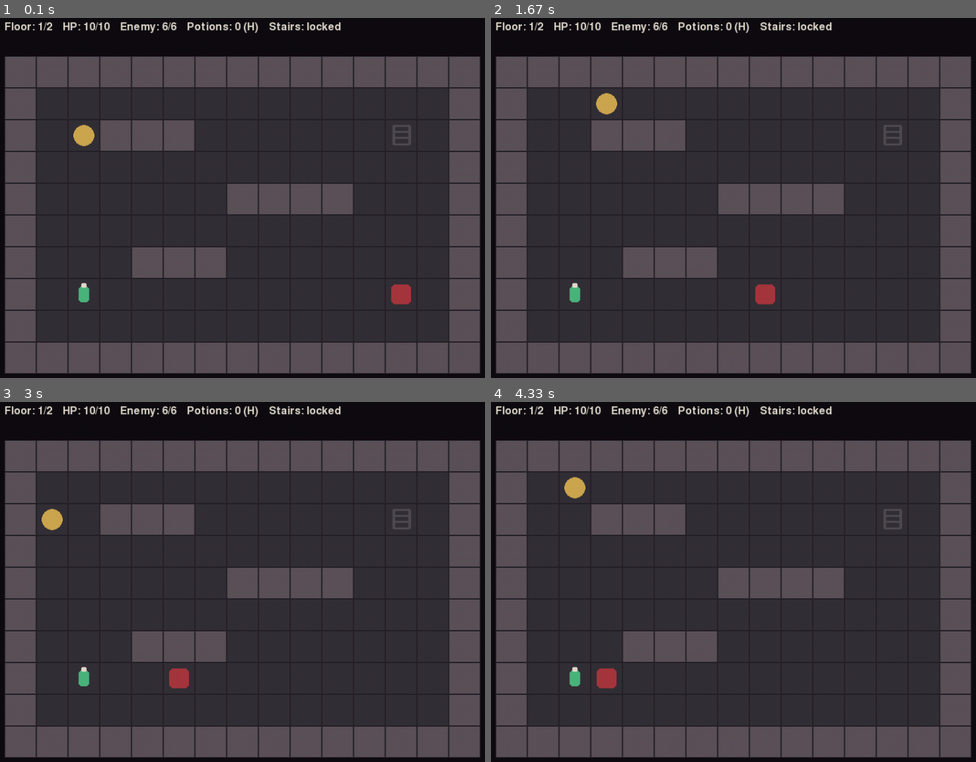
Above: before the commit, frames 1-4 (two rows, left to right).
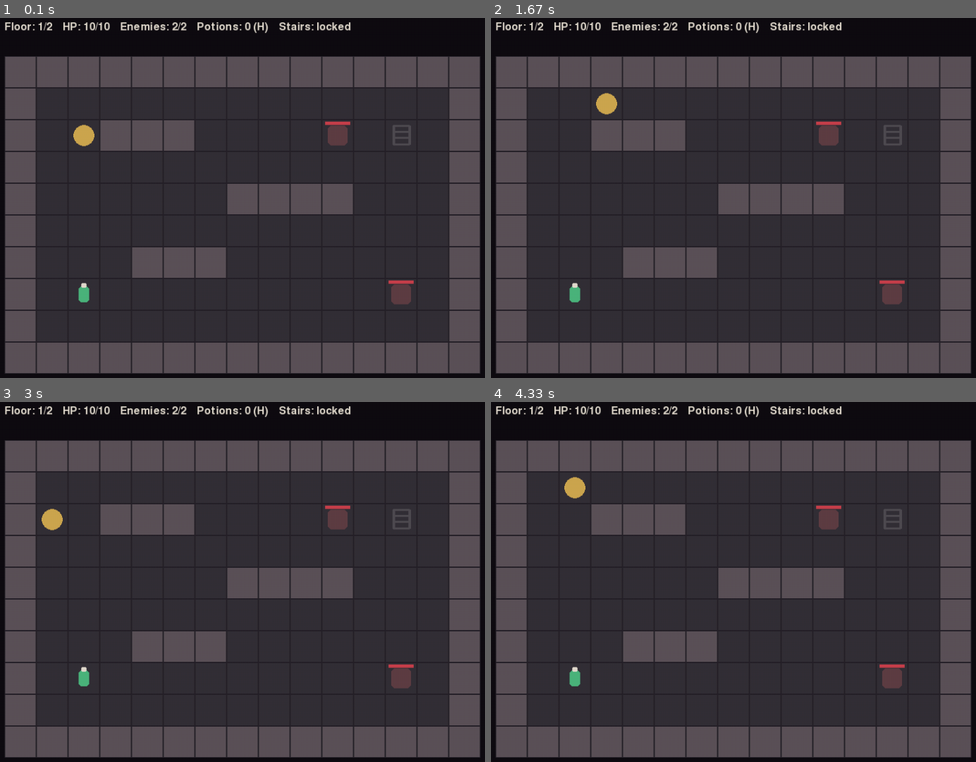
Above: after the commit, the same moments.

Repository: Akhmedkhanov-Gasan/crypta
Game: pygame game, started from main.py
Same seed, same stepped clock (60 frames per second), same inputs: the game is played once before the commit and once after it.
Inputs:
- Up to frame 1 (0.1 s): no input
- Up to frame 2 (1.67 s): tap A at 0.33 s; hold Right 0.67-1.13 s; hold Up 1.17-1.47 s; hold Right from 1.5 s (still down)
- Up to frame 3 (3 s): release Right at 1.97 s; hold Left 2-2.53 s; hold Down 2.57-2.87 s; hold Left from 2.9 s (still down)
- Up to frame 4 (4.33 s): release Left at 3.3 s; hold Up 3.33-3.7 s; hold Right from 3.73 s (still down)

The runs differ from the first frame. In frame 1, 1.2% of the frame differs, in the area x 30-86%, y 1-80%; in frame 2, 1.4%; in frame 3, 1.4%; in frame 4, 1.4%.

Commit message:
feat: add multi-enemy aggro system v0.2

Diff:
--- a/levels.py
+++ b/levels.py
@@ -13,8 +13,10 @@
             "###############",
         ],
         "player_start": (2, 2),
-        "enemy_start": (12, 7),
-        "enemy_health": 6,
+        "enemies": [
+            {"position": (12, 7), "health": 4},
+            {"position": (10, 2), "health": 4},
+        ],
         "potion": (2, 7),
         "stairs": (12, 2),
     },
@@ -32,8 +34,11 @@
             "###############",
         ],
         "player_start": (2, 7),
-        "enemy_start": (12, 2),
-        "enemy_health": 8,
+        "enemies": [
+            {"position": (12, 2), "health": 6},
+            {"position": (12, 7), "health": 6},
+            {"position": (4, 2), "health": 6},
+        ],
         "potion": (8, 7),
         "stairs": (12, 7),
     },
--- a/logic.py
+++ b/logic.py
@@ -0,0 +1,93 @@
+from settings import ENEMY_AGGRO_RADIUS
+
+
+def can_move_to(dungeon_map, column, row):
+    return dungeon_map[row][column] != "#"
+
+
+def distance_between(first_column, first_row, second_column, second_row):
+    return abs(first_column - second_column) + abs(first_row - second_row)
+
+
+def positions_are_adjacent(first_column, first_row, second_column, second_row):
+    return (
+        distance_between(
+            first_column,
+            first_row,
+            second_column,
+            second_row,
+        )
+        == 1
+    )
+
+
+def update_enemy_aggro(enemy, player_column, player_row):
+    if enemy["is_aggro"]:
+        return
+
+    distance_to_player = distance_between(
+        enemy["column"],
+        enemy["row"],
+        player_column,
+        player_row,
+    )
+
+    if distance_to_player <= ENEMY_AGGRO_RADIUS:
+        enemy["is_aggro"] = True
+
+
+def move_enemy(
+    dungeon_map,
+    enemy,
+    player_column,
+    player_row,
+    occupied_positions,
+):
+    enemy_column = enemy["column"]
+    enemy_row = enemy["row"]
+    column_distance = player_column - enemy_column
+    row_distance = player_row - enemy_row
+
+    if positions_are_adjacent(
+        enemy_column,
+        enemy_row,
+        player_column,
+        player_row,
+    ):
+        return enemy_column, enemy_row
+
+    column_step = 0
+    row_step = 0
+
+    if column_distance > 0:
+        column_step = 1
+    elif column_distance < 0:
+        column_step = -1
+
+    if row_distance > 0:
+        row_step = 1
+    elif row_distance < 0:
+        row_step = -1
+
+    if abs(column_distance) >= abs(row_distance):
+        possible_moves = [
+            (enemy_column + column_step, enemy_row),
+            (enemy_column, enemy_row + row_step),
+        ]
+    else:
+        possible_moves = [
+            (enemy_column, enemy_row + row_step),
+            (enemy_column + column_step, enemy_row),
+        ]
+
+    for new_column, new_row in possible_moves:
+        target_position = (new_column, new_row)
+
+        if (
+            target_position != (player_column, player_row)
+            and target_position not in occupied_positions
+            and can_move_to(dungeon_map, new_column, new_row)
+        ):
+            return new_column, new_row
+
+    return enemy_column, enemy_row
--- a/main.py
+++ b/main.py
@@ -1,232 +1,61 @@
 import pygame
 
 from levels import FLOORS
+from logic import (
+    can_move_to,
+    move_enemy,
+    positions_are_adjacent,
+    update_enemy_aggro,
+)
+from rendering import (
+    draw_dungeon,
+    draw_enemy,
+    draw_player,
+    draw_potion,
+    draw_stairs,
+    draw_status,
+)
 from settings import (
     BACKGROUND_COLOR,
-    ENEMY_COLOR,
     ENEMY_DAMAGE,
-    FLOOR_COLOR,
     FPS,
-    GRID_COLOR,
-    LOCKED_COLOR,
-    PLAYER_COLOR,
     PLAYER_DAMAGE,
     PLAYER_MAX_HEALTH,
-    POTION_COLOR,
     POTION_HEALING,
-    STAIRS_COLOR,
-    TEXT_COLOR,
-    TILE_SIZE,
-    WALL_COLOR,
     WINDOW_HEIGHT,
     WINDOW_WIDTH,
 )
 
-MAP_WIDTH = len(FLOORS[0]["map"][0]) * TILE_SIZE
-MAP_HEIGHT = len(FLOORS[0]["map"]) * TILE_SIZE
-MAP_OFFSET_X = (WINDOW_WIDTH - MAP_WIDTH) // 2
-MAP_OFFSET_Y = (WINDOW_HEIGHT - MAP_HEIGHT) // 2
-
 
 def create_floor_state(floor_index):
     floor = FLOORS[floor_index]
     player_column, player_row = floor["player_start"]
-    enemy_column, enemy_row = floor["enemy_start"]
+    enemies = []
+
+    for enemy_data in floor["enemies"]:
+        enemy_column, enemy_row = enemy_data["position"]
+        enemy_health = enemy_data["health"]
+        enemies.append(
+            {
+                "column": enemy_column,
+                "row": enemy_row,
+                "health": enemy_health,
+                "max_health": enemy_health,
+                "is_aggro": False,
+            }
+        )
 
     return {
         "map": floor["map"],
         "player_column": player_column,
         "player_row": player_row,
-        "enemy_column": enemy_column,
-        "enemy_row": enemy_row,
-        "enemy_health": floor["enemy_health"],
-        "enemy_max_health": floor["enemy_health"],
+        "enemies": enemies,
         "potion_column": floor["potion"][0],
         "potion_row": floor["potion"][1],
         "potion_is_on_map": True,
         "stairs_column": floor["stairs"][0],
         "stairs_row": floor["stairs"][1],
     }
-
-
-def draw_dungeon(screen, dungeon_map):
-    for row_index, row in enumerate(dungeon_map):
-        for column_index, tile in enumerate(row):
-            x = MAP_OFFSET_X + column_index * TILE_SIZE
-            y = MAP_OFFSET_Y + row_index * TILE_SIZE
-            tile_rectangle = pygame.Rect(x, y, TILE_SIZE, TILE_SIZE)
-            color = WALL_COLOR if tile == "#" else FLOOR_COLOR
-
-            pygame.draw.rect(screen, color, tile_rectangle)
-            pygame.draw.rect(screen, GRID_COLOR, tile_rectangle, 1)
-
-
-def draw_player(screen, column, row):
-    center_x = MAP_OFFSET_X + column * TILE_SIZE + TILE_SIZE // 2
-    center_y = MAP_OFFSET_Y + row * TILE_SIZE + TILE_SIZE // 2
-    pygame.draw.circle(
-        screen,
-        PLAYER_COLOR,
-        (center_x, center_y),
-        TILE_SIZE // 3,
-    )
-
-
-def draw_enemy(screen, column, row):
-    padding = TILE_SIZE // 5
-    x = MAP_OFFSET_X + column * TILE_SIZE + padding
-    y = MAP_OFFSET_Y + row * TILE_SIZE + padding
-    size = TILE_SIZE - padding * 2
-    pygame.draw.rect(
-        screen,
-        ENEMY_COLOR,
-        (x, y, size, size),
-        border_radius=6,
-    )
-
-
-def draw_potion(screen, column, row):
-    center_x = MAP_OFFSET_X + column * TILE_SIZE + TILE_SIZE // 2
-    center_y = MAP_OFFSET_Y + row * TILE_SIZE + TILE_SIZE // 2
-    bottle_width = TILE_SIZE // 3
-    bottle_height = TILE_SIZE // 2
-    bottle_rectangle = pygame.Rect(
-        center_x - bottle_width // 2,
-        center_y - bottle_height // 2,
-        bottle_width,
-        bottle_height,
-    )
-
-    pygame.draw.rect(
-        screen,
-        POTION_COLOR,
-        bottle_rectangle,
-        border_radius=5,
-    )
-    pygame.draw.rect(
-        screen,
-        TEXT_COLOR,
-        (
-            center_x - bottle_width // 4,
-            bottle_rectangle.top - 5,
-            bottle_width // 2,
-            7,
-        ),
-        border_radius=2,
-    )
-
-
-def draw_stairs(screen, column, row, is_open):
-    color = STAIRS_COLOR if is_open else LOCKED_COLOR
-    left = MAP_OFFSET_X + column * TILE_SIZE + TILE_SIZE // 4
-    top = MAP_OFFSET_Y + row * TILE_SIZE + TILE_SIZE // 5
-    right = left + TILE_SIZE // 2
-    bottom = top + TILE_SIZE * 3 // 5
-
-    pygame.draw.line(screen, color, (left, top), (left, bottom), 4)
-    pygame.draw.line(screen, color, (right, top), (right, bottom), 4)
-
-    for step_number in range(4):
-        step_y = top + step_number * (bottom - top) // 3
-        pygame.draw.line(screen, color, (left, step_y), (right, step_y), 3)
-
-
-def draw_status(
-    screen,
-    font,
-    floor_index,
-    player_health,
-    enemy_health,
-    enemy_max_health,
-    potion_count,
-    game_won,
-):
-    status = (
-        f"Floor: {floor_index + 1}/{len(FLOORS)}    "
-        f"HP: {player_health}/{PLAYER_MAX_HEALTH}    "
-        f"Enemy: {enemy_health}/{enemy_max_health}    "
-        f"Potions: {potion_count} (H)    "
-        f"Stairs: {'open' if enemy_health <= 0 else 'locked'}"
-    )
-    screen.blit(font.render(status, True, TEXT_COLOR), (MAP_OFFSET_X, 28))
-
-    message = None
-    message_color = TEXT_COLOR
-
-    if player_health <= 0:
-        message = "Defeat - press R to restart"
-        message_color = ENEMY_COLOR
-    elif game_won:
-        message = "Victory - press R to restart"
-        message_color = PLAYER_COLOR
-    elif enemy_health <= 0:
-        message = "Enemy defeated - find the stairs"
-        message_color = PLAYER_COLOR
-
-    if message:
-        message_surface = font.render(message, True, message_color)
-        message_rectangle = message_surface.get_rect(
-            center=(WINDOW_WIDTH // 2, WINDOW_HEIGHT - 38)
-        )
-        screen.blit(message_surface, message_rectangle)
-
-
-def can_move_to(dungeon_map, column, row):
-    return dungeon_map[row][column] != "#"
-
-
-def positions_are_adjacent(first_column, first_row, second_column, second_row):
-    return (
-        abs(first_column - second_column) + abs(first_row - second_row)
-        == 1
-    )
-
-
-def move_enemy(
-    dungeon_map,
-    enemy_column,
-    enemy_row,
-    player_column,
-    player_row,
-):
-    column_distance = player_column - enemy_column
-    row_distance = player_row - enemy_row
-
-    if abs(column_distance) + abs(row_distance) == 1:
-        return enemy_column, enemy_row
-
-    column_step = 0
-    row_step = 0
-
-    if column_distance > 0:
-        column_step = 1
-    elif column_distance < 0:
-        column_step = -1
-
-    if row_distance > 0:
-        row_step = 1
-    elif row_distance < 0:
-        row_step = -1
-
-    if abs(column_distance) >= abs(row_distance):
-        possible_moves = [
-            (enemy_column + column_step, enemy_row),
-            (enemy_column, enemy_row + row_step),
-        ]
-    else:
-        possible_moves = [
-            (enemy_column, enemy_row + row_step),
-            (enemy_column + column_step, enemy_row),
-        ]
-
-    for new_column, new_row in possible_moves:
-        if (
-            (new_column, new_row) != (player_column, player_row)
-            and can_move_to(dungeon_map, new_column, new_row)
-        ):
-            return new_column, new_row
-
-    return enemy_column, enemy_row
 
 
 def main():
@@ -273,16 +102,23 @@
                 new_column = floor_state["player_column"] + column_change
                 new_row = floor_state["player_row"] + row_change
                 player_tried_to_move = column_change != 0 or row_change != 0
-                target_is_enemy = (
-                    floor_state["enemy_health"] > 0
-                    and (new_column, new_row)
-                    == (
-                        floor_state["enemy_column"],
-                        floor_state["enemy_row"],
-                    )
+                living_enemies = [
+                    enemy
+                    for enemy in floor_state["enemies"]
+                    if enemy["health"] > 0
+                ]
+                target_enemy = next(
+                    (
+                        enemy
+                        for enemy in living_enemies
+                        if (enemy["column"], enemy["row"])
+                        == (new_column, new_row)
+                    ),
+                    None,
                 )
+                stairs_are_open = len(living_enemies) == 0
                 target_is_locked_stairs = (
-                    floor_state["enemy_health"] > 0
+                    not stairs_are_open
                     and (new_column, new_row)
                     == (
                         floor_state["stairs_column"],
@@ -303,10 +139,10 @@
                     potion_count -= 1
                     player_acted = True
                 elif player_tried_to_move:
-                    if target_is_enemy:
-                        floor_state["enemy_health"] = max(
+                    if target_enemy:
+                        target_enemy["health"] = max(
                             0,
-                            floor_state["enemy_health"] - PLAYER_DAMAGE,
+                            target_enemy["health"] - PLAYER_DAMAGE,
                         )
                         player_acted = True
                     elif (
@@ -333,7 +169,10 @@
                             floor_state["potion_is_on_map"] = False
 
                         reached_open_stairs = (
-                            floor_state["enemy_health"] <= 0
+                            not any(
+                                enemy["health"] > 0
+                                for enemy in floor_state["enemies"]
+                            )
                             and (new_column, new_row)
                             == (
                                 floor_state["stairs_column"],
@@ -349,28 +188,49 @@
                                 floor_state = create_floor_state(floor_index)
                                 player_acted = False
 
-                if player_acted and floor_state["enemy_health"] > 0:
-                    (
-                        floor_state["enemy_column"],
-                        floor_state["enemy_row"],
-                    ) = move_enemy(
-                        floor_state["map"],
-                        floor_state["enemy_column"],
-                        floor_state["enemy_row"],
-                        floor_state["player_column"],
-                        floor_state["player_row"],
-                    )
-
-                    if positions_are_adjacent(
-                        floor_state["player_column"],
-                        floor_state["player_row"],
-                        floor_state["enemy_column"],
-                        floor_state["enemy_row"],
-                    ):
-                        player_health = max(
-                            0,
-                            player_health - ENEMY_DAMAGE,
-                        )
+                if player_acted:
+                    for enemy in floor_state["enemies"]:
+                        if enemy["health"] <= 0:
+                            continue
+
+                        update_enemy_aggro(
+                            enemy,
+                            floor_state["player_column"],
+                            floor_state["player_row"],
+                        )
+
+                        if not enemy["is_aggro"]:
+                            continue
+
+                        occupied_positions = {
+                            (other_enemy["column"], other_enemy["row"])
+                            for other_enemy in floor_state["enemies"]
+                            if (
+                                other_enemy is not enemy
+                                and other_enemy["health"] > 0
+                            )
+                        }
+                        enemy["column"], enemy["row"] = move_enemy(
+                            floor_state["map"],
+                            enemy,
+                            floor_state["player_column"],
+                            floor_state["player_row"],
+                            occupied_positions,
+                        )
+
+                        if positions_are_adjacent(
+                            floor_state["player_column"],
+                            floor_state["player_row"],
+                            enemy["column"],
+                            enemy["row"],
+                        ):
+                            player_health = max(
+                                0,
+                                player_health - ENEMY_DAMAGE,
+                            )
+
+                        if player_health <= 0:
+                            break
 
         screen.fill(BACKGROUND_COLOR)
         draw_dungeon(screen, floor_state["map"])
@@ -378,7 +238,10 @@
             screen,
             floor_state["stairs_column"],
             floor_state["stairs_row"],
-            floor_state["enemy_health"] <= 0,
+            not any(
+                enemy["health"] > 0
+                for enemy in floor_state["enemies"]
+            ),
         )
         if floor_state["potion_is_on_map"]:
             draw_potion(
@@ -391,19 +254,15 @@
             floor_state["player_column"],
             floor_state["player_row"],
         )
-        if floor_state["enemy_health"] > 0:
-            draw_enemy(
-                screen,
-                floor_state["enemy_column"],
-                floor_state["enemy_row"],
-            )
+        for enemy in floor_state["enemies"]:
+            if enemy["health"] > 0:
+                draw_enemy(screen, enemy)
         draw_status(
             screen,
             font,
             floor_index,
             player_health,
-            floor_state["enemy_health"],
-            floor_state["enemy_max_health"],
+            floor_state["enemies"],
             potion_count,
             game_won,
         )
--- a/rendering.py
+++ b/rendering.py
@@ -0,0 +1,171 @@
+import pygame
+
+from levels import FLOORS
+from settings import (
+    ENEMY_COLOR,
+    FLOOR_COLOR,
+    GRID_COLOR,
+    HEALTH_BAR_BACKGROUND,
+    HEALTH_BAR_COLOR,
+    LOCKED_COLOR,
+    PLAYER_COLOR,
+    PLAYER_MAX_HEALTH,
+    POTION_COLOR,
+    SLEEPING_ENEMY_COLOR,
+    STAIRS_COLOR,
+    TEXT_COLOR,
+    TILE_SIZE,
+    WALL_COLOR,
+    WINDOW_HEIGHT,
+    WINDOW_WIDTH,
+)
+
+
+MAP_WIDTH = len(FLOORS[0]["map"][0]) * TILE_SIZE
+MAP_HEIGHT = len(FLOORS[0]["map"]) * TILE_SIZE
+MAP_OFFSET_X = (WINDOW_WIDTH - MAP_WIDTH) // 2
+MAP_OFFSET_Y = (WINDOW_HEIGHT - MAP_HEIGHT) // 2
+
+
+def draw_dungeon(screen, dungeon_map):
+    for row_index, row in enumerate(dungeon_map):
+        for column_index, tile in enumerate(row):
+            x = MAP_OFFSET_X + column_index * TILE_SIZE
+            y = MAP_OFFSET_Y + row_index * TILE_SIZE
+            tile_rectangle = pygame.Rect(x, y, TILE_SIZE, TILE_SIZE)
+            color = WALL_COLOR if tile == "#" else FLOOR_COLOR
+
+            pygame.draw.rect(screen, color, tile_rectangle)
+            pygame.draw.rect(screen, GRID_COLOR, tile_rectangle, 1)
+
+
+def draw_player(screen, column, row):
+    center_x = MAP_OFFSET_X + column * TILE_SIZE + TILE_SIZE // 2
+    center_y = MAP_OFFSET_Y + row * TILE_SIZE + TILE_SIZE // 2
+    pygame.draw.circle(
+        screen,
+        PLAYER_COLOR,
+        (center_x, center_y),
+        TILE_SIZE // 3,
+    )
+
+
+def draw_enemy(screen, enemy):
+    padding = TILE_SIZE // 5
+    column = enemy["column"]
+    row = enemy["row"]
+    x = MAP_OFFSET_X + column * TILE_SIZE + padding
+    y = MAP_OFFSET_Y + row * TILE_SIZE + padding
+    size = TILE_SIZE - padding * 2
+    color = ENEMY_COLOR if enemy["is_aggro"] else SLEEPING_ENEMY_COLOR
+    pygame.draw.rect(
+        screen,
+        color,
+        (x, y, size, size),
+        border_radius=6,
+    )
+
+    health_ratio = enemy["health"] / enemy["max_health"]
+    bar_x = MAP_OFFSET_X + column * TILE_SIZE + 5
+    bar_y = MAP_OFFSET_Y + row * TILE_SIZE + 3
+    bar_width = TILE_SIZE - 10
+    bar_height = 5
+
+    pygame.draw.rect(
+        screen,
+        HEALTH_BAR_BACKGROUND,
+        (bar_x, bar_y, bar_width, bar_height),
+    )
+    pygame.draw.rect(
+        screen,
+        HEALTH_BAR_COLOR,
+        (bar_x, bar_y, int(bar_width * health_ratio), bar_height),
+    )
+
+
+def draw_potion(screen, column, row):
+    center_x = MAP_OFFSET_X + column * TILE_SIZE + TILE_SIZE // 2
+    center_y = MAP_OFFSET_Y + row * TILE_SIZE + TILE_SIZE // 2
+    bottle_width = TILE_SIZE // 3
+    bottle_height = TILE_SIZE // 2
+    bottle_rectangle = pygame.Rect(
+        center_x - bottle_width // 2,
+        center_y - bottle_height // 2,
+        bottle_width,
+        bottle_height,
+    )
+
+    pygame.draw.rect(
+        screen,
+        POTION_COLOR,
+        bottle_rectangle,
+        border_radius=5,
+    )
+    pygame.draw.rect(
+        screen,
+        TEXT_COLOR,
+        (
+            center_x - bottle_width // 4,
+            bottle_rectangle.top - 5,
+            bottle_width // 2,
+            7,
+        ),
+        border_radius=2,
+    )
+
+
+def draw_stairs(screen, column, row, is_open):
+    color = STAIRS_COLOR if is_open else LOCKED_COLOR
+    left = MAP_OFFSET_X + column * TILE_SIZE + TILE_SIZE // 4
+    top = MAP_OFFSET_Y + row * TILE_SIZE + TILE_SIZE // 5
+    right = left + TILE_SIZE // 2
+    bottom = top + TILE_SIZE * 3 // 5
+
+    pygame.draw.line(screen, color, (left, top), (left, bottom), 4)
+    pygame.draw.line(screen, color, (right, top), (right, bottom), 4)
+
+    for step_number in range(4):
+        step_y = top + step_number * (bottom - top) // 3
+        pygame.draw.line(screen, color, (left, step_y), (right, step_y), 3)
+
+
+def draw_status(
+    screen,
+    font,
+    floor_index,
+    player_health,
+    enemies,
+    potion_count,
+    game_won,
+):
+    living_enemy_count = sum(enemy["health"] > 0 for enemy in enemies)
+    total_enemy_count = len(enemies)
+    stairs_are_open = living_enemy_count == 0
+    status = (
+        f"Floor: {floor_index + 1}/{len(FLOORS)}    "
+        f"HP: {player_health}/{PLAYER_MAX_HEALTH}    "
+        f"Enemies: {living_enemy_count}/{total_enemy_count}    "
+        f"Potions: {potion_count} (H)    "
+        f"Stairs: {'open' if stairs_are_open else 'locked'}"
+    )
+    screen.blit(font.render(status, True, TEXT_COLOR), (MAP_OFFSET_X, 28))
+
+    message = None
+    message_color = TEXT_COLOR
+
+    if player_health <= 0:
+        message = "Defeat - press R to restart"
+        message_color = ENEMY_COLOR
+    elif game_won:
+        message = "Victory - press R to restart"
+        message_color = PLAYER_COLOR
+    elif stairs_are_open:
+        message = "Enemies defeated - find the stairs"
+        message_color = PLAYER_COLOR
+
+    if message:
+        message_surface = font.render(message, True, message_color)
+        message_rectangle = message_surface.get_rect(
+            center=(WINDOW_WIDTH // 2, WINDOW_HEIGHT - 38)
+        )
+        screen.blit(message_surface, message_rectangle)
--- a/settings.py
+++ b/settings.py
@@ -9,12 +9,16 @@
 GRID_COLOR = (38, 34, 41)
 PLAYER_COLOR = (205, 166, 80)
 ENEMY_COLOR = (165, 55, 62)
+SLEEPING_ENEMY_COLOR = (95, 62, 68)
 POTION_COLOR = (75, 180, 125)
 LOCKED_COLOR = (80, 75, 82)
 STAIRS_COLOR = (190, 170, 125)
 TEXT_COLOR = (225, 218, 205)
+HEALTH_BAR_BACKGROUND = (45, 25, 30)
+HEALTH_BAR_COLOR = (200, 65, 75)
 
 PLAYER_MAX_HEALTH = 10
 PLAYER_DAMAGE = 2
 ENEMY_DAMAGE = 1
+ENEMY_AGGRO_RADIUS = 5
 POTION_HEALING = 4
